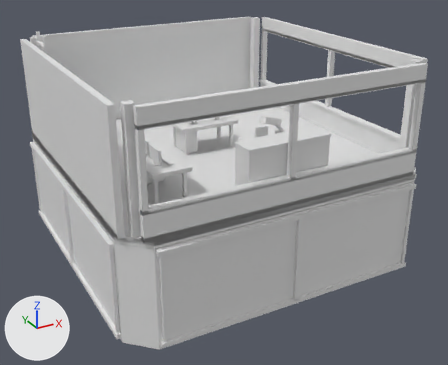
A saved change to the OBJ model cloudbreak-array-r2/assets/tower-g-1.obj.
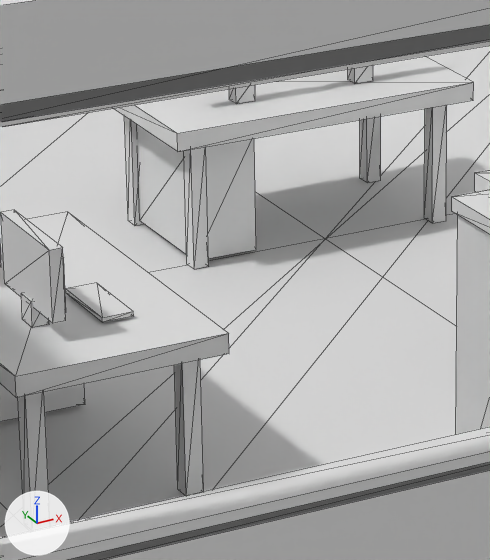
Old and new are each drawn whole from a 50 mm camera at (-8.2, -15.76, 6.69) aimed at (0.13, -0.61, -0.89) and again close up on the part from 33% to 54% of the width and 29% to 57% of the height. Lighting does not change. The marker at lower left points along +X, +Y and +Z. The first two pictures are the older version. The close-ups show mesh edges as thin lines. Where no turn or scale is listed for an object, it has been applied to the vertices.

In view in the first close-up: 'tower-g-1'.
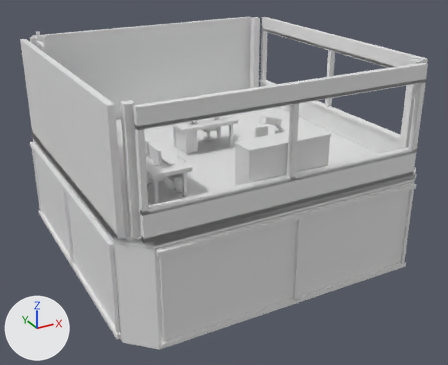
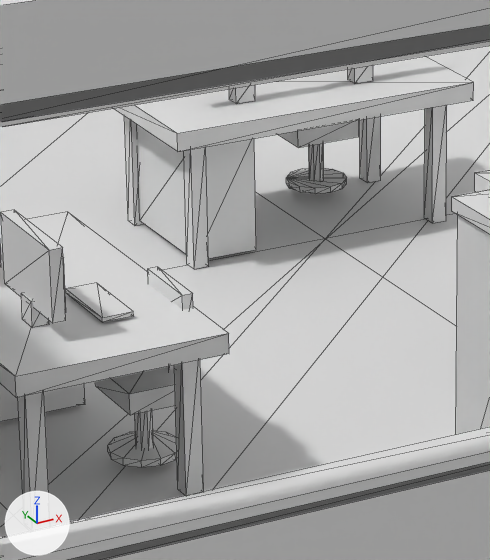
Pixel boxes [x1, y1, x2, y2] of what changed, in the close-ups (490 x 560 px):
part 1 of me_tower_g_1, added: after [286, 168, 347, 194]
part 2 of me_tower_g_1, added: after [309, 143, 324, 180]
part 3 of me_tower_g_1, added: after [277, 120, 359, 148]
part 4 of me_tower_g_1, added: after [108, 431, 177, 467]
part 5 of me_tower_g_1, added: after [135, 410, 154, 449]
part 6 of me_tower_g_1, added: after [95, 367, 175, 415]
part 7 of me_tower_g_1, added: after [148, 267, 193, 310]

The edits, one by one:
me_tower_g_1 is used by ob_tower_g_1; location (0.0, 0.0, 0.0).
me_tower_g_1 had 885 vertices, 1340 faces and spanned x -4.55..4.55, y -4.57..4.57, z -2.97..3.33.
me_tower_g_1 now has 1013 vertices, 1556 faces and spans x -4.55..4.55, y -4.57..4.57, z -2.97..3.33.
me_tower_g_1 part 1: a new loose piece, a 12-sided cylinder along z spanning x 0.125..0.485, y 0.515..0.875, z 0.069..0.104.
me_tower_g_1 part 2: a new loose piece, an 8-sided cylinder along z spanning x 0.259..0.351, y 0.649..0.741, z 0.094..0.384.
me_tower_g_1 part 3: a new loose piece, a box spanning x 0.1..0.5, y 0.54..0.86, z 0.37..0.48.
me_tower_g_1 part 4: a new loose piece, a 12-sided cylinder along z spanning x -2.39..-2.03, y -2.51..-2.15, z 0.069..0.104.
me_tower_g_1 part 5: a new loose piece, an 8-sided cylinder along z spanning x -2.256..-2.164, y -2.376..-2.284, z 0.094..0.384.
me_tower_g_1 part 6: a new loose piece, a box spanning x -2.37..-2.05, y -2.53..-2.13, z 0.37..0.48.
me_tower_g_1 part 7: a new loose piece, a box spanning x -2.077..-2.023, y -2.525..-2.135, z 0.689..0.929.
Other edits to the shape of me_tower_g_1 do not show in these pictures.
